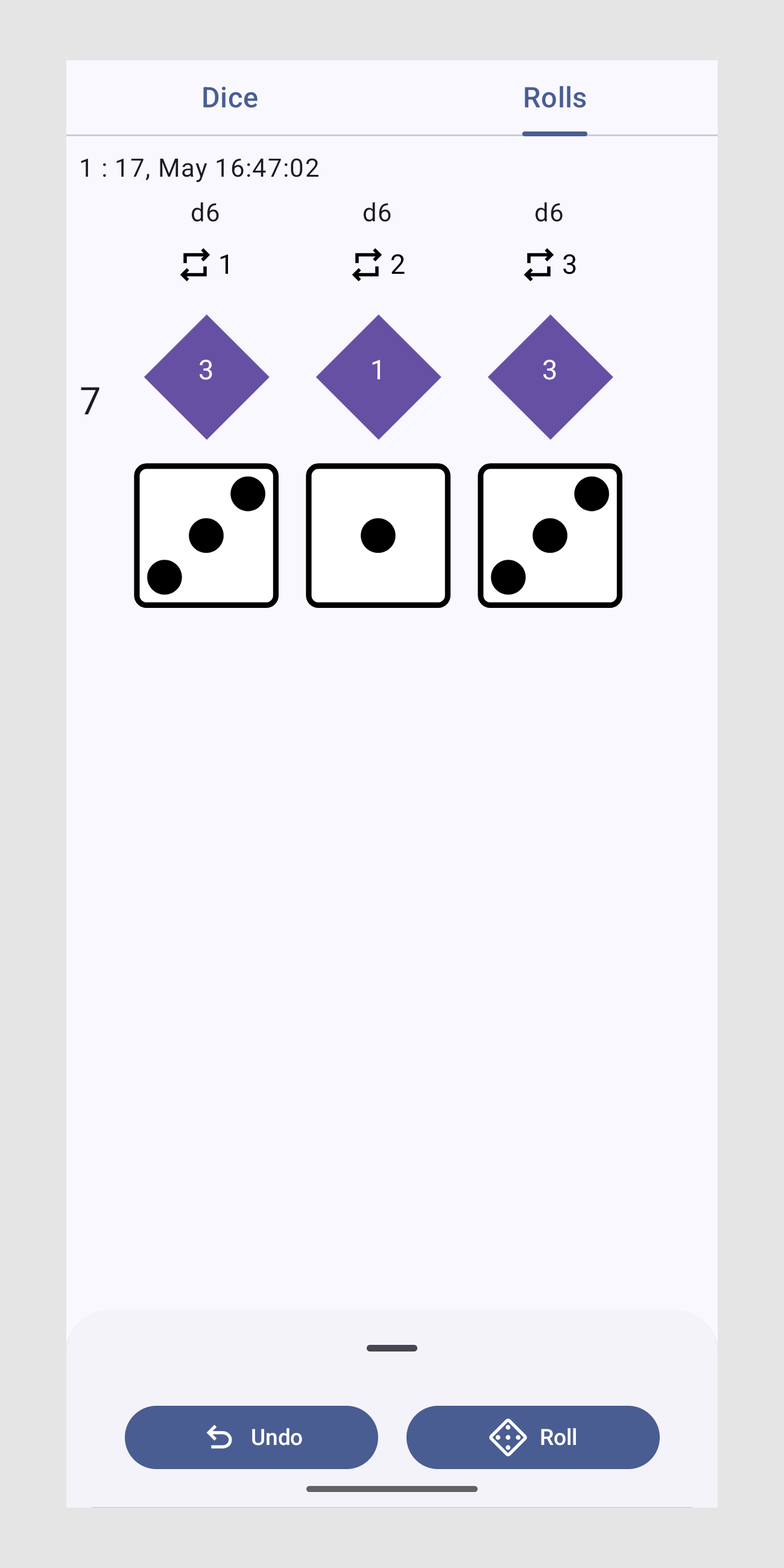
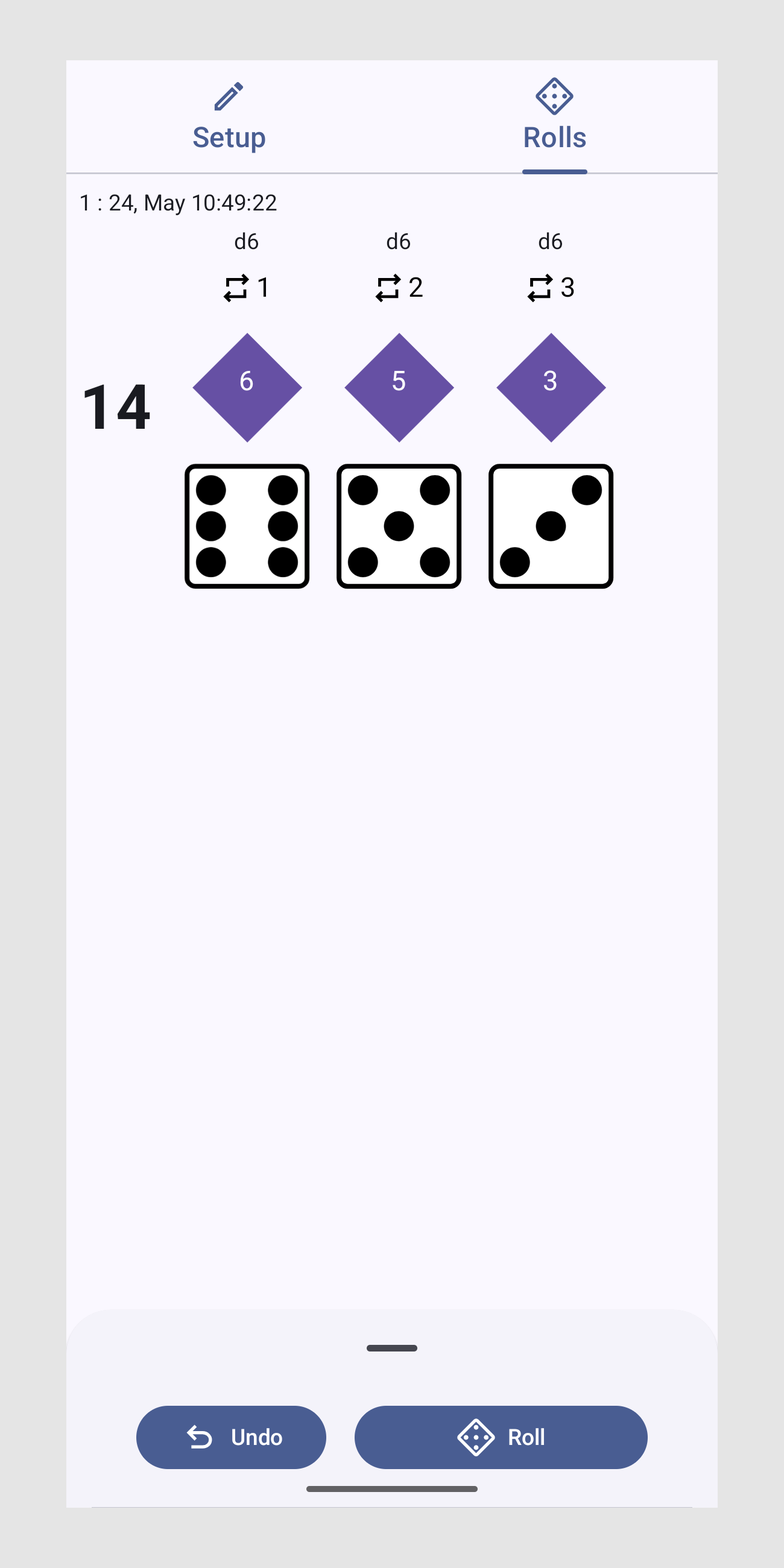
Layers edited between the first and the second 784x1568 image:
hid "1.png", moved it above "2.png", painted on it over [66,77,718,1470]
hid "2.png", moved it above "3.png", painted on it over [66,77,718,1470]
hid "3.png", moved it above "4.png", painted on it over [66,77,718,1470]
hid "4.png", moved it above "5.png", painted on it over [66,77,718,1470]
hid "5.png", moved it above "6.png", painted on it over [66,77,718,1470]
hid "6.png", moved it above "7.png", painted on it over [66,77,718,1470]
hid "7.png", painted on it over [66,77,718,1470]
added layer "8.png" above "Background, Grey" over [66,77,718,1470]